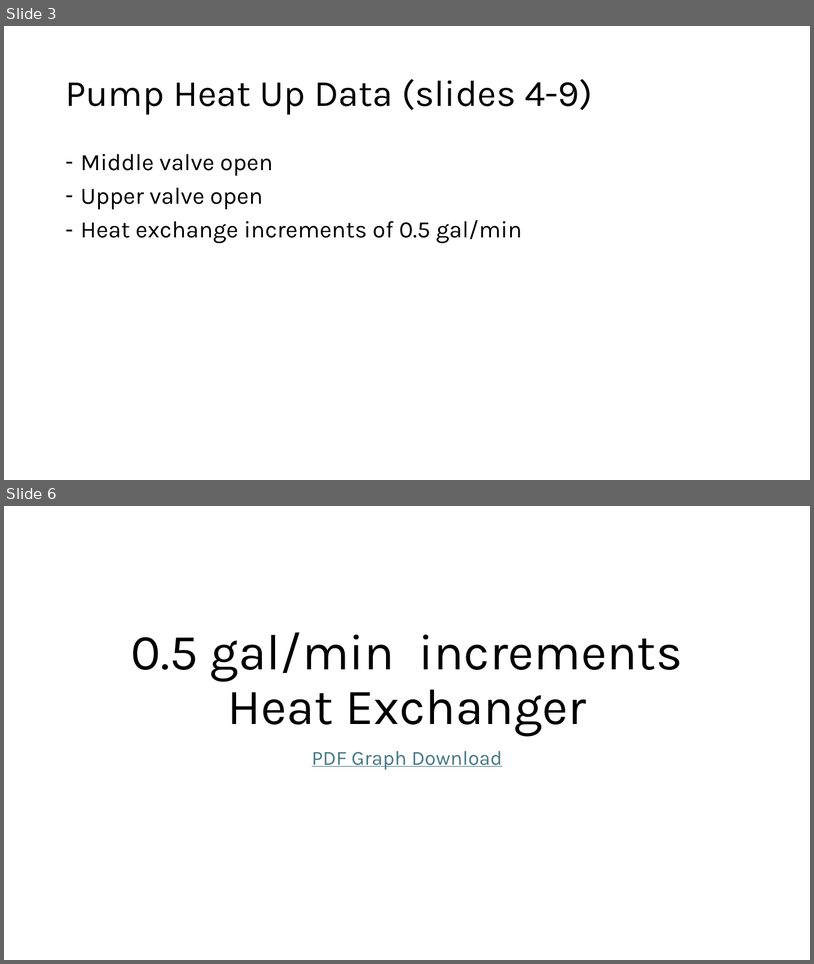
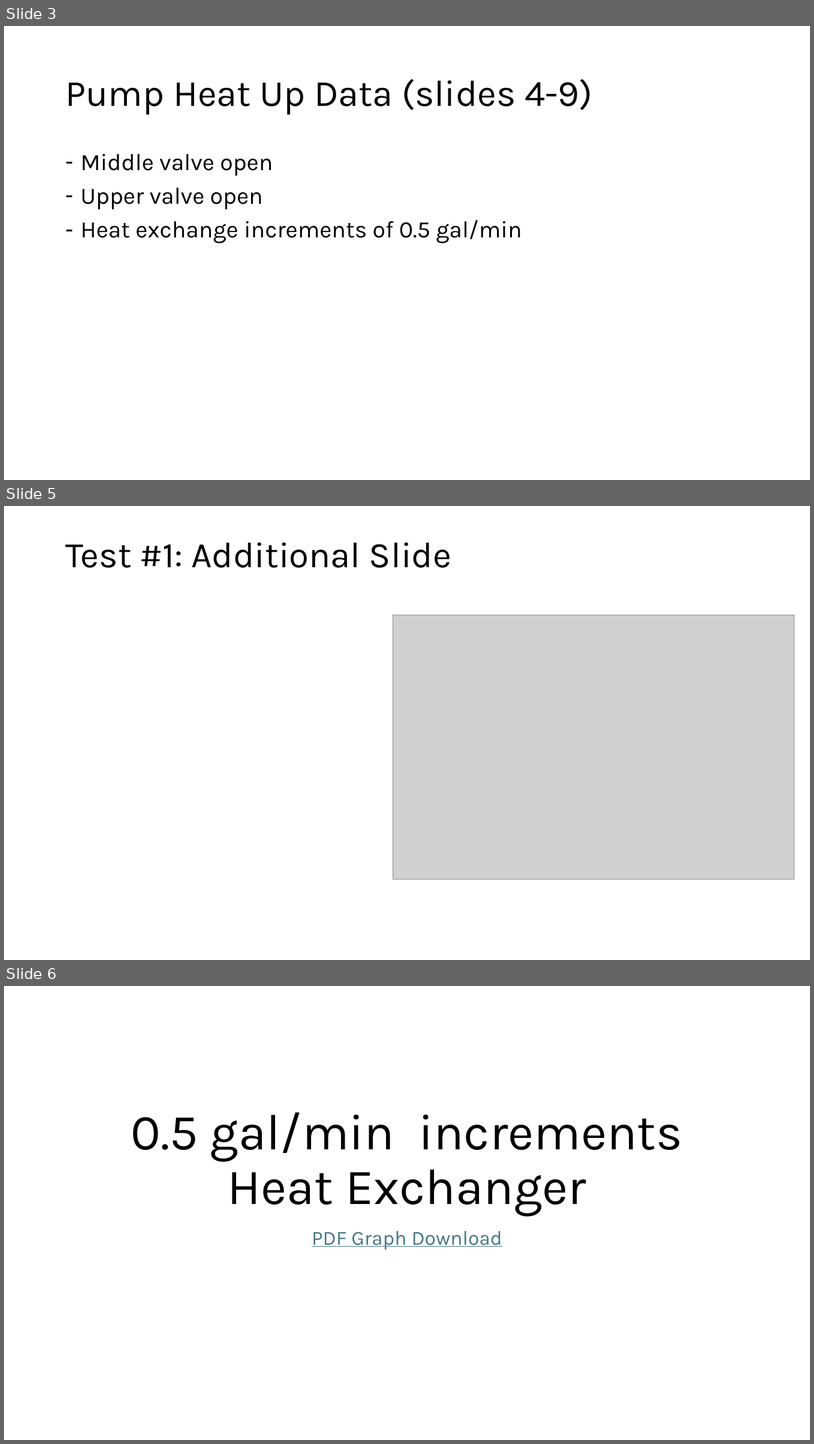
Before and after one commit to ARTS-Laboratory/thermal-loop, a slide deck: resources/Thermal_loop_data/Thermal Loop Data Graphs.pptx. Shown one above the other, each under a label of ours: slides 3 and 6 before the commit, slides 3, 5 and 6 after it; the slides between them are not shown. The pictures are 814x964 and 814x1444 pixels, drawn with LibreOffice and Linux fonts; fonts in the diff are those of the drawing; grey boxes stand for pictures. Boxes give left, top, right and bottom in pixels: in the first picture for what was removed or moved away, otherwise in the second. Text is boxed around its words. In the diff, an @@ line names an element or a change of style, - is before the commit and + after.

```diff
--- a/resources/Thermal_loop_data/Thermal Loop Data Graphs.pptx
+++ b/resources/Thermal_loop_data/Thermal Loop Data Graphs.pptx
@@ slide 5 added at (4,506,810,960), background #FFFFFF @@
@@ text added at (65,542,452,568), 42.9 pt, text #000000 @@
+Test #1: Additional Slide
@@ picture added at (393,615,795,879) @@
```
Also in this commit, not shown: 1 slide changed, 1 slide removed.
